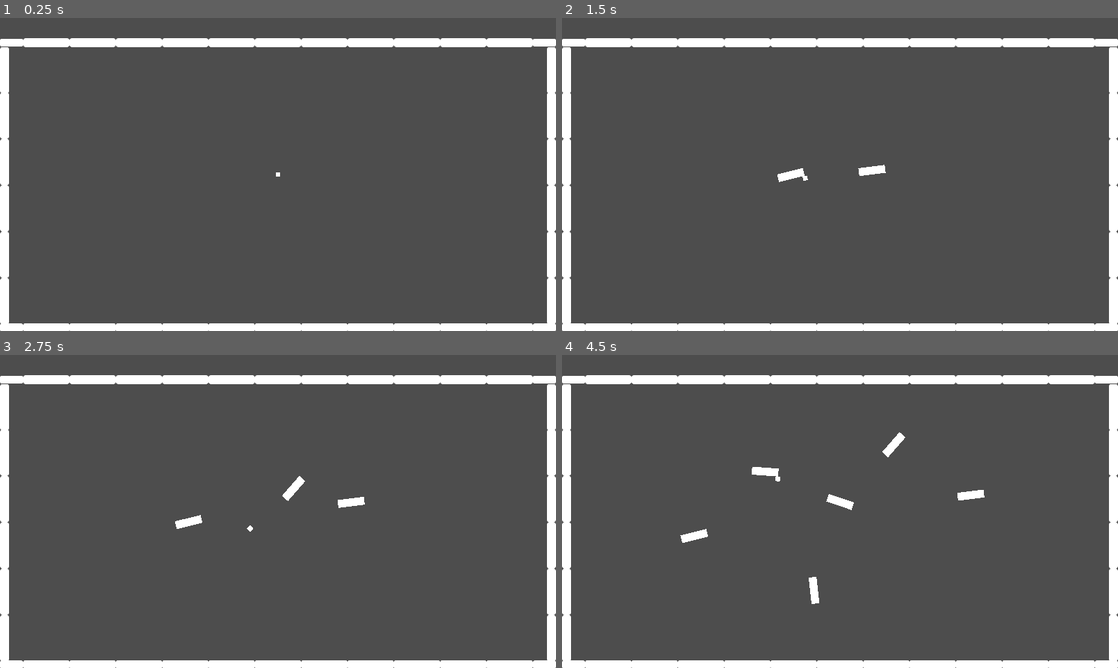
Above: before the commit, frames 1-4 (two rows, left to right).
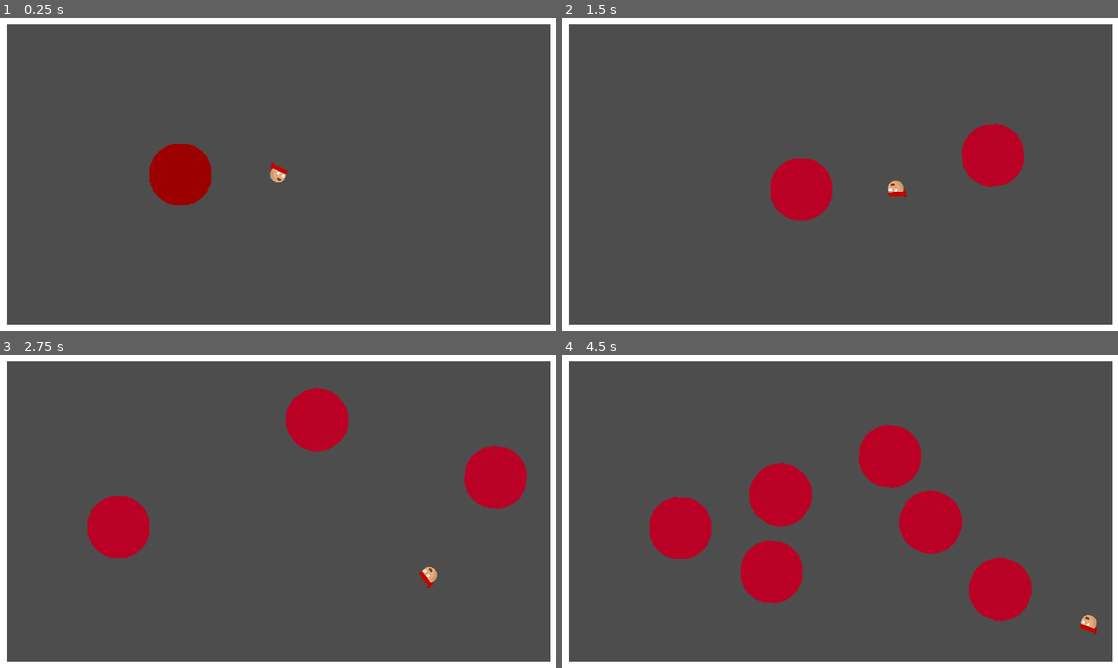
Above: after the commit, the same moments.

Repository: RoshanDavis/Dagger-Dodge-Godot-Project
Game: Godot game, scene res://scenes/game.tscn
Two runs of this game, one before a commit and one after it. Both use one fixed random seed, a clock stepped at 60 frames per second and the inputs below.
Inputs (mouse positions are in pixels of both pictures, inside the frame that each line leads up to):
- Up to frame 1 (0.25 s): no input
- Up to frame 2 (1.5 s): move the mouse to (962, 158) at 0.52 s; click (962, 158) at 0.6 s; move the mouse to (728, 190) at 1.27 s; click (728, 190) at 1.35 s
- Up to frame 3 (2.75 s): move the mouse to (333, 442) at 2.02 s; click (333, 442) at 2.1 s
- Up to frame 4 (4.5 s): move the mouse to (812, 574) at 2.77 s; click (812, 574) at 2.85 s; move the mouse to (1006, 558) at 3.52 s; click (1006, 558) at 3.6 s; move the mouse to (673, 464) at 4.27 s; click (673, 464) at 4.35 s

The runs differ from the first frame. In frame 1, 8.1% of the frame differs, in the area x 0-100%, y 0-100%; in frame 2, 10%; in frame 3, 12%; in frame 4, 18%.

Commit message:
Fixed collisions

Diff:
--- a/project.godot
+++ b/project.godot
@@ -17,9 +17,6 @@
 
 [display]
 
-window/size/viewport_width=1920
-window/size/viewport_height=1080
-window/size/initial_screen=1
 window/stretch/mode="canvas_items"
 
 [input]
--- a/scenes/corner_wall.tscn
+++ /dev/null
@@ -1,14 +0,0 @@
-[gd_scene load_steps=3 format=3 uid="uid://csfqenr0exw7a"]
-
-[ext_resource type="Texture2D" uid="uid://dm5qdt4bnlql" path="res://assets/environment/corner wall.png" id="1_n808k"]
-
-[sub_resource type="RectangleShape2D" id="RectangleShape2D_gdvyy"]
-size = Vector2(80, 26)
-
-[node name="Corner Wall" type="StaticBody2D"]
-
-[node name="CornerWall" type="Sprite2D" parent="."]
-texture = ExtResource("1_n808k")
-
-[node name="CollisionShape2D" type="CollisionShape2D" parent="." groups=["wall"]]
-shape = SubResource("RectangleShape2D_gdvyy")
--- a/scenes/dagger.tscn
+++ b/scenes/dagger.tscn
@@ -1,22 +1,31 @@
-[gd_scene load_steps=5 format=3 uid="uid://c3fassb2p38gs"]
+[gd_scene load_steps=6 format=3 uid="uid://c3fassb2p38gs"]
 
 [ext_resource type="Script" path="res://scripts/dagger.gd" id="1_mtrjy"]
-[ext_resource type="Texture2D" uid="uid://cn40emfty6dtn" path="res://assets/prototype-square.png" id="2_7lewd"]
+[ext_resource type="Texture2D" uid="uid://qmx1pi0utiv8" path="res://assets/prototype-circle.png" id="2_i7nbb"]
 [ext_resource type="PackedScene" uid="uid://dinw35tn3p0mw" path="res://scenes/health_component.tscn" id="3_xx0ec"]
 
-[sub_resource type="RectangleShape2D" id="RectangleShape2D_halmp"]
-size = Vector2(16, 16)
+[sub_resource type="CircleShape2D" id="CircleShape2D_j4ogj"]
+radius = 58.8558
+
+[sub_resource type="CircleShape2D" id="CircleShape2D_kf1x6"]
+radius = 65.0077
 
 [node name="Dagger" type="CharacterBody2D" groups=["dagger"]]
-scale = Vector2(5.73, 5.73)
 script = ExtResource("1_mtrjy")
 
 [node name="Dagger" type="Sprite2D" parent="."]
-scale = Vector2(1, 0.3)
-texture = ExtResource("2_7lewd")
+modulate = Color(0.728474, 0, 0.141142, 1)
+texture = ExtResource("2_i7nbb")
 
 [node name="CollisionShape2D" type="CollisionShape2D" parent="."]
-scale = Vector2(1, 0.3)
-shape = SubResource("RectangleShape2D_halmp")
+position = Vector2(-2.38419e-07, 0)
+shape = SubResource("CircleShape2D_j4ogj")
 
 [node name="HealthComponent" parent="." instance=ExtResource("3_xx0ec")]
+
+[node name="Hitbox" type="Area2D" parent="." groups=["dagger"]]
+
+[node name="CollisionShape2D" type="CollisionShape2D" parent="Hitbox"]
+shape = SubResource("CircleShape2D_kf1x6")
+
+[connection signal="area_entered" from="Hitbox" to="." method="_on_area_2d_area_entered"]
--- a/scenes/game.tscn
+++ b/scenes/game.tscn
@@ -1,148 +1,31 @@
 [gd_scene load_steps=4 format=3 uid="uid://cg6nshbkea3ju"]
 
 [ext_resource type="PackedScene" uid="uid://bq53kn6frissv" path="res://scenes/wall.tscn" id="1_1iadt"]
-[ext_resource type="PackedScene" uid="uid://csfqenr0exw7a" path="res://scenes/corner_wall.tscn" id="2_rslra"]
+[ext_resource type="PackedScene" uid="uid://c3fassb2p38gs" path="res://scenes/dagger.tscn" id="1_201gs"]
 [ext_resource type="PackedScene" uid="uid://ctyuky1aelg4h" path="res://scenes/player.tscn" id="3_7iytr"]
 
 [node name="Game" type="Node"]
 
+[node name="Dagger" parent="." instance=ExtResource("1_201gs")]
+modulate = Color(0.840323, 0.0197806, 0, 1)
+position = Vector2(-252, 0)
+
 [node name="Boundary" type="Node2D" parent="."]
 
 [node name="Wall" parent="Boundary" instance=ExtResource("1_1iadt")]
-position = Vector2(-944, -203)
-
-[node name="Wall33" parent="Boundary" instance=ExtResource("1_1iadt")]
-position = Vector2(-944, -360)
+position = Vector2(-577, 0)
 
 [node name="Wall2" parent="Boundary" instance=ExtResource("1_1iadt")]
-position = Vector2(-944, -43)
+position = Vector2(580, 0)
+rotation = 3.14159
 
 [node name="Wall3" parent="Boundary" instance=ExtResource("1_1iadt")]
-position = Vector2(-944, 117)
+position = Vector2(-1, -326)
+rotation = 1.5708
 
 [node name="Wall4" parent="Boundary" instance=ExtResource("1_1iadt")]
-position = Vector2(-944, 277)
-
-[node name="Wall5" parent="Boundary" instance=ExtResource("1_1iadt")]
-position = Vector2(-944, 437)
-
-[node name="Corner Wall" parent="Boundary" instance=ExtResource("2_rslra")]
-position = Vector2(-920, -455)
-
-[node name="Corner Wall2" parent="Boundary" instance=ExtResource("2_rslra")]
-position = Vector2(-920, 528)
-
-[node name="Wall6" parent="Boundary" instance=ExtResource("1_1iadt")]
-position = Vector2(944, -203)
-
-[node name="Wall34" parent="Boundary" instance=ExtResource("1_1iadt")]
-position = Vector2(944, -360)
-
-[node name="Wall7" parent="Boundary" instance=ExtResource("1_1iadt")]
-position = Vector2(944, -43)
-
-[node name="Wall8" parent="Boundary" instance=ExtResource("1_1iadt")]
-position = Vector2(944, 117)
-
-[node name="Wall9" parent="Boundary" instance=ExtResource("1_1iadt")]
-position = Vector2(944, 277)
-
-[node name="Wall10" parent="Boundary" instance=ExtResource("1_1iadt")]
-position = Vector2(944, 437)
-
-[node name="Corner Wall3" parent="Boundary" instance=ExtResource("2_rslra")]
-position = Vector2(920, -455)
-
-[node name="Corner Wall4" parent="Boundary" instance=ExtResource("2_rslra")]
-position = Vector2(920, 528)
-
-[node name="Wall11" parent="Boundary" instance=ExtResource("1_1iadt")]
-position = Vector2(-800, -455)
-rotation = 1.5708
-
-[node name="Wall12" parent="Boundary" instance=ExtResource("1_1iadt")]
-position = Vector2(-640, -455)
-rotation = 1.5708
-
-[node name="Wall13" parent="Boundary" instance=ExtResource("1_1iadt")]
-position = Vector2(-480, -455)
-rotation = 1.5708
-
-[node name="Wall14" parent="Boundary" instance=ExtResource("1_1iadt")]
-position = Vector2(-320, -455)
-rotation = 1.5708
-
-[node name="Wall15" parent="Boundary" instance=ExtResource("1_1iadt")]
-position = Vector2(-160, -455)
-rotation = 1.5708
-
-[node name="Wall16" parent="Boundary" instance=ExtResource("1_1iadt")]
-position = Vector2(0, -455)
-rotation = 1.5708
-
-[node name="Wall17" parent="Boundary" instance=ExtResource("1_1iadt")]
-position = Vector2(160, -455)
-rotation = 1.5708
-
-[node name="Wall18" parent="Boundary" instance=ExtResource("1_1iadt")]
-position = Vector2(320, -455)
-rotation = 1.5708
-
-[node name="Wall19" parent="Boundary" instance=ExtResource("1_1iadt")]
-position = Vector2(480, -455)
-rotation = 1.5708
-
-[node name="Wall20" parent="Boundary" instance=ExtResource("1_1iadt")]
-position = Vector2(640, -455)
-rotation = 1.5708
-
-[node name="Wall21" parent="Boundary" instance=ExtResource("1_1iadt")]
-position = Vector2(800, -455)
-rotation = 1.5708
-
-[node name="Wall22" parent="Boundary" instance=ExtResource("1_1iadt")]
-position = Vector2(-800, 528)
-rotation = 1.5708
-
-[node name="Wall23" parent="Boundary" instance=ExtResource("1_1iadt")]
-position = Vector2(-640, 528)
-rotation = 1.5708
-
-[node name="Wall24" parent="Boundary" instance=ExtResource("1_1iadt")]
-position = Vector2(-480, 528)
-rotation = 1.5708
-
-[node name="Wall25" parent="Boundary" instance=ExtResource("1_1iadt")]
-position = Vector2(-320, 528)
-rotation = 1.5708
-
-[node name="Wall26" parent="Boundary" instance=ExtResource("1_1iadt")]
-position = Vector2(-160, 528)
-rotation = 1.5708
-
-[node name="Wall27" parent="Boundary" instance=ExtResource("1_1iadt")]
-position = Vector2(0, 528)
-rotation = 1.5708
-
-[node name="Wall28" parent="Boundary" instance=ExtResource("1_1iadt")]
-position = Vector2(160, 528)
-rotation = 1.5708
-
-[node name="Wall29" parent="Boundary" instance=ExtResource("1_1iadt")]
-position = Vector2(320, 528)
-rotation = 1.5708
-
-[node name="Wall30" parent="Boundary" instance=ExtResource("1_1iadt")]
-position = Vector2(480, 528)
-rotation = 1.5708
-
-[node name="Wall31" parent="Boundary" instance=ExtResource("1_1iadt")]
-position = Vector2(640, 528)
-rotation = 1.5708
-
-[node name="Wall32" parent="Boundary" instance=ExtResource("1_1iadt")]
-position = Vector2(800, 528)
-rotation = 1.5708
+position = Vector2(-1, 326)
+rotation = -1.5708
 
 [node name="Camera2D" type="Camera2D" parent="."]
 
--- a/scenes/player.tscn
+++ b/scenes/player.tscn
@@ -1,24 +1,34 @@
-[gd_scene load_steps=5 format=3 uid="uid://ctyuky1aelg4h"]
+[gd_scene load_steps=6 format=3 uid="uid://ctyuky1aelg4h"]
 
-[ext_resource type="Texture2D" uid="uid://cn40emfty6dtn" path="res://assets/prototype-square.png" id="1_3axic"]
 [ext_resource type="Script" path="res://scripts/player.gd" id="1_tcxtc"]
+[ext_resource type="Texture2D" uid="uid://c060d0i4wy14h" path="res://assets/characters/player.png" id="2_7w57g"]
 [ext_resource type="PackedScene" uid="uid://dinw35tn3p0mw" path="res://scenes/health_component.tscn" id="3_iga5a"]
 
-[sub_resource type="RectangleShape2D" id="RectangleShape2D_im8hb"]
-size = Vector2(16, 16)
+[sub_resource type="CircleShape2D" id="CircleShape2D_slx66"]
+radius = 15.1327
+
+[sub_resource type="CircleShape2D" id="CircleShape2D_gtph5"]
+radius = 17.0294
 
 [node name="Player" type="CharacterBody2D" groups=["player"]]
-collision_layer = 2
-collision_mask = 31
+motion_mode = 1
 script = ExtResource("1_tcxtc")
 
-[node name="Prototype-square" type="Sprite2D" parent="."]
-texture = ExtResource("1_3axic")
+[node name="Prototype-circle" type="Sprite2D" parent="."]
+scale = Vector2(0.5, 0.5)
+texture = ExtResource("2_7w57g")
 
-[node name="CollisionShape2D" type="CollisionShape2D" parent="."]
-shape = SubResource("RectangleShape2D_im8hb")
+[node name="CollisionShape2D" type="CollisionShape2D" parent="." groups=["player"]]
+shape = SubResource("CircleShape2D_slx66")
 
 [node name="FirePoint" type="Marker2D" parent="."]
-position = Vector2(12, 0)
+position = Vector2(146, 0)
 
 [node name="HealthComponent" parent="." instance=ExtResource("3_iga5a")]
+
+[node name="Hitbox" type="Area2D" parent="." groups=["player"]]
+
+[node name="CollisionShape2D" type="CollisionShape2D" parent="Hitbox"]
+shape = SubResource("CircleShape2D_gtph5")
+
+[connection signal="area_entered" from="Hitbox" to="." method="_on_hitbox_area_entered"]
--- a/scenes/wall.tscn
+++ b/scenes/wall.tscn
@@ -6,6 +6,7 @@
 size = Vector2(28, 160)
 
 [node name="Wall" type="StaticBody2D" groups=["wall"]]
+scale = Vector2(1, 9)
 
 [node name="Wall" type="Sprite2D" parent="."]
 texture = ExtResource("1_0rndt")
--- a/scripts/dagger.gd
+++ b/scripts/dagger.gd
@@ -1,12 +1,23 @@
 extends CharacterBody2D
 
-@export var speed:float = 20
+@export var speed:float = 200
 
 func _ready():
 	velocity = global_transform.basis_xform(Vector2.RIGHT * speed)
 
 func _physics_process(delta):
+	movement(delta)
+
+func movement(delta):
 	var collision = move_and_collide(velocity * delta)
 	if collision:
 		velocity = velocity.bounce(collision.get_normal())
 		rotation = velocity.angle()
+
+func take_damage(health):
+	$HealthComponent.take_damage(health)
+
+
+func _on_area_2d_area_entered(area):
+	if area.is_in_group("player") or area.is_in_group("dagger"):
+		area.get_parent().take_damage(1)
--- a/scripts/health_component.gd
+++ b/scripts/health_component.gd
@@ -7,7 +7,13 @@
 	maxHealth = 1
 	currentHealth = 1
 
+func set_initial_health(health):
+	maxHealth = health
+	currentHealth = health
+
 func take_damage(damage):
 	currentHealth -= damage
 	if currentHealth <= 0:
-		get_parent().queue_free() # temp code
+		#get_parent().queue_free() # temp code
+		get_parent().call_deferred("queue_free")
+		#print_debug(get_parent())
--- a/scripts/player.gd
+++ b/scripts/player.gd
@@ -6,6 +6,7 @@
 func _ready():
 	velocity = Vector2(0,0)
 	dagger = preload("res://scenes/dagger.tscn")
+	$HealthComponent.set_initial_health(3)
 
 func _physics_process(delta):
 	movement(delta)
@@ -22,3 +23,11 @@
 	var collision = move_and_collide(velocity * delta)
 	if collision:
 		velocity = velocity.bounce(collision.get_normal())
+
+func take_damage(health):
+	$HealthComponent.take_damage(health)
+	print_debug($"HealthComponent".currentHealth)
+
+func _on_hitbox_area_entered(area):
+	if area.is_in_group("dagger"):
+		area.get_parent().take_damage(1)
Binary file added: assets/characters/player.png
Not shown, added: assets/characters/player.png.import
Binary file added: assets/prototype-circle.png
Not shown, added: assets/prototype-circle.png.import
